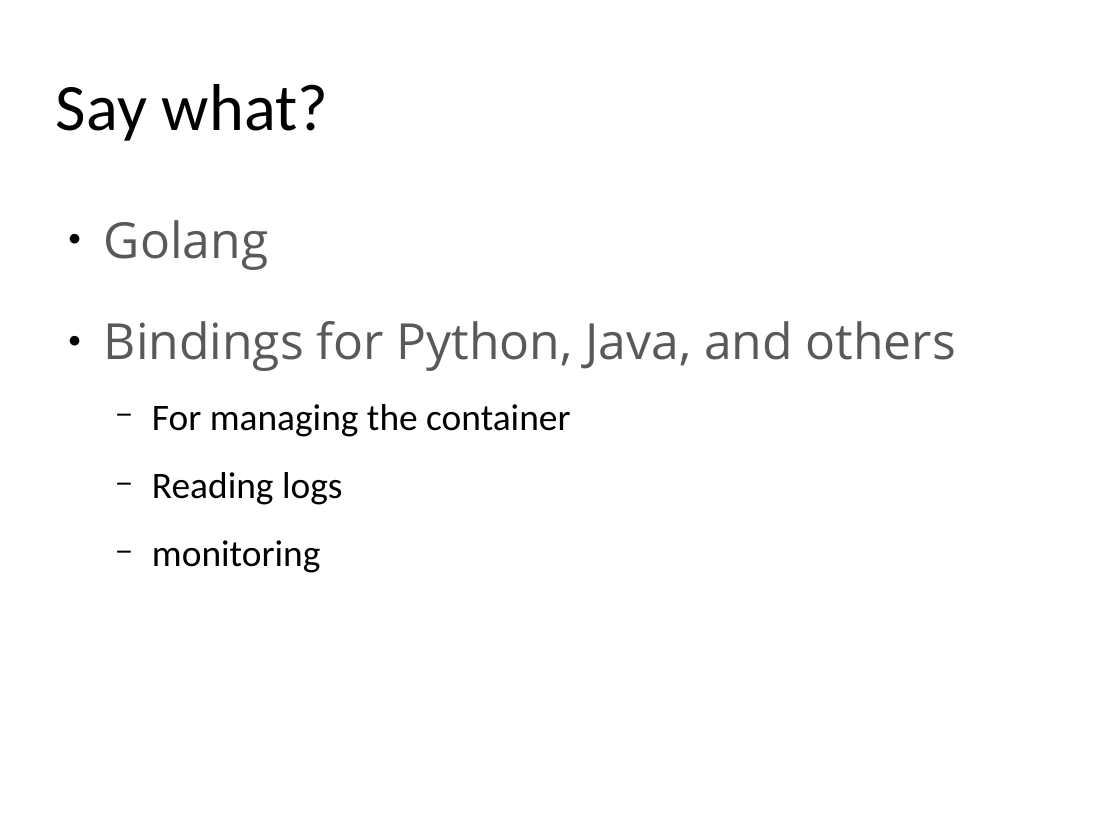
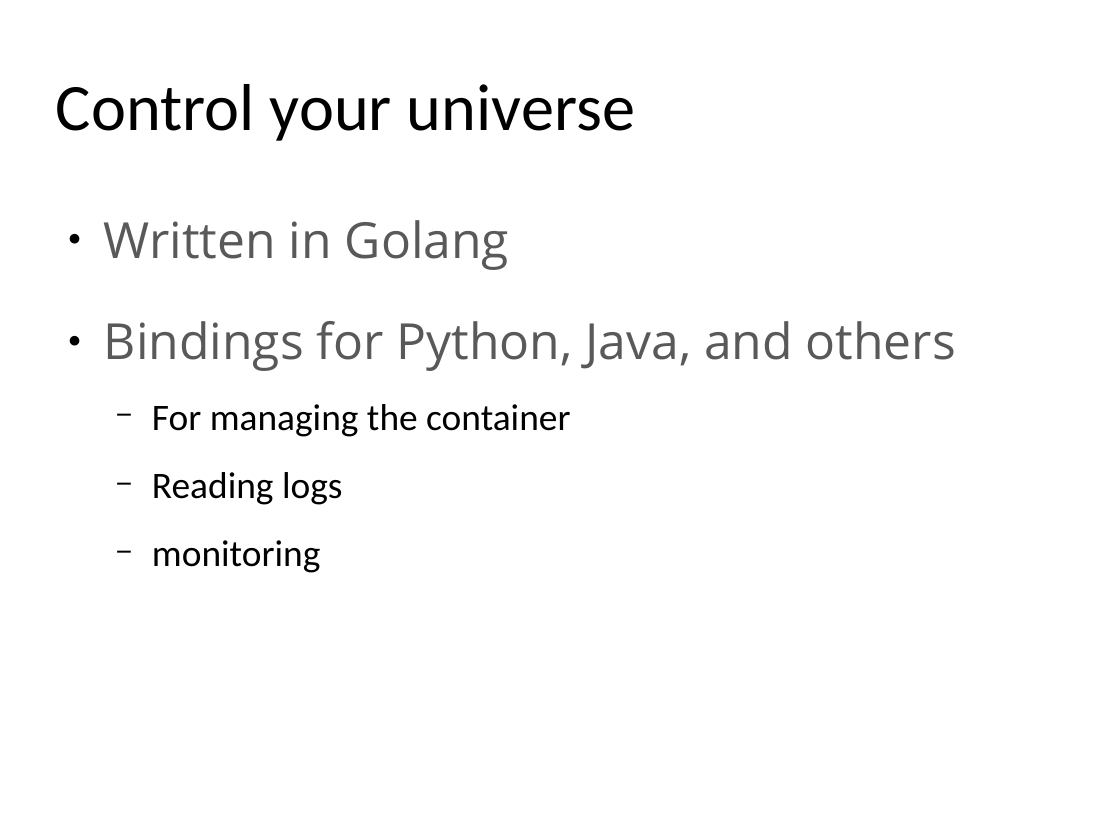
Before and after one commit to yeronimuz/gossip, a slide deck: slide 13 of presentation/docker_for_java_v1.0.odp (slide 12 before the commit). Drawn at 1120x840 pixels with LibreOffice and Linux fonts; fonts in the diff are those of the drawing; background and template pictures are left out. Boxes give left, top, right and bottom in pixels: in the first picture for what was removed or moved away, otherwise in the second. Text is boxed around its words. In the diff, an @@ line names an element or a change of style, - is before the commit and + after.

```diff
--- a/presentation/docker_for_java_v1.0.odp
+++ b/presentation/docker_for_java_v1.0.odp
@@ title at (56, 84, 635, 141): text changed @@
-Say what?
+Control your universe
@@ text at (104, 220, 509, 270): text changed @@
-● Golang
+● Written in Golang
```
Also in this commit, not shown: 6 other slides changed, 2 slides added, 2 slides removed, 2 other files.
